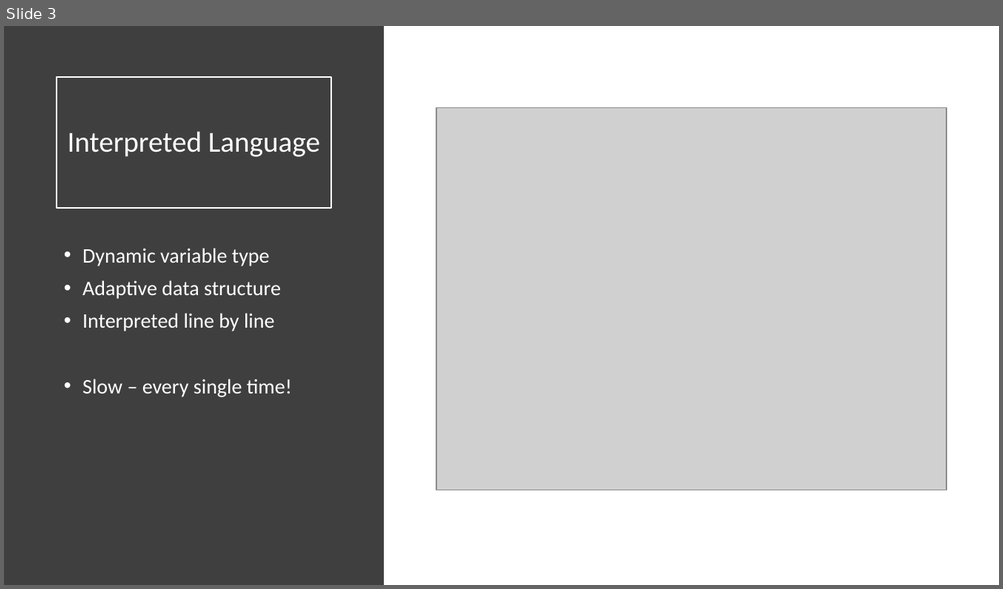
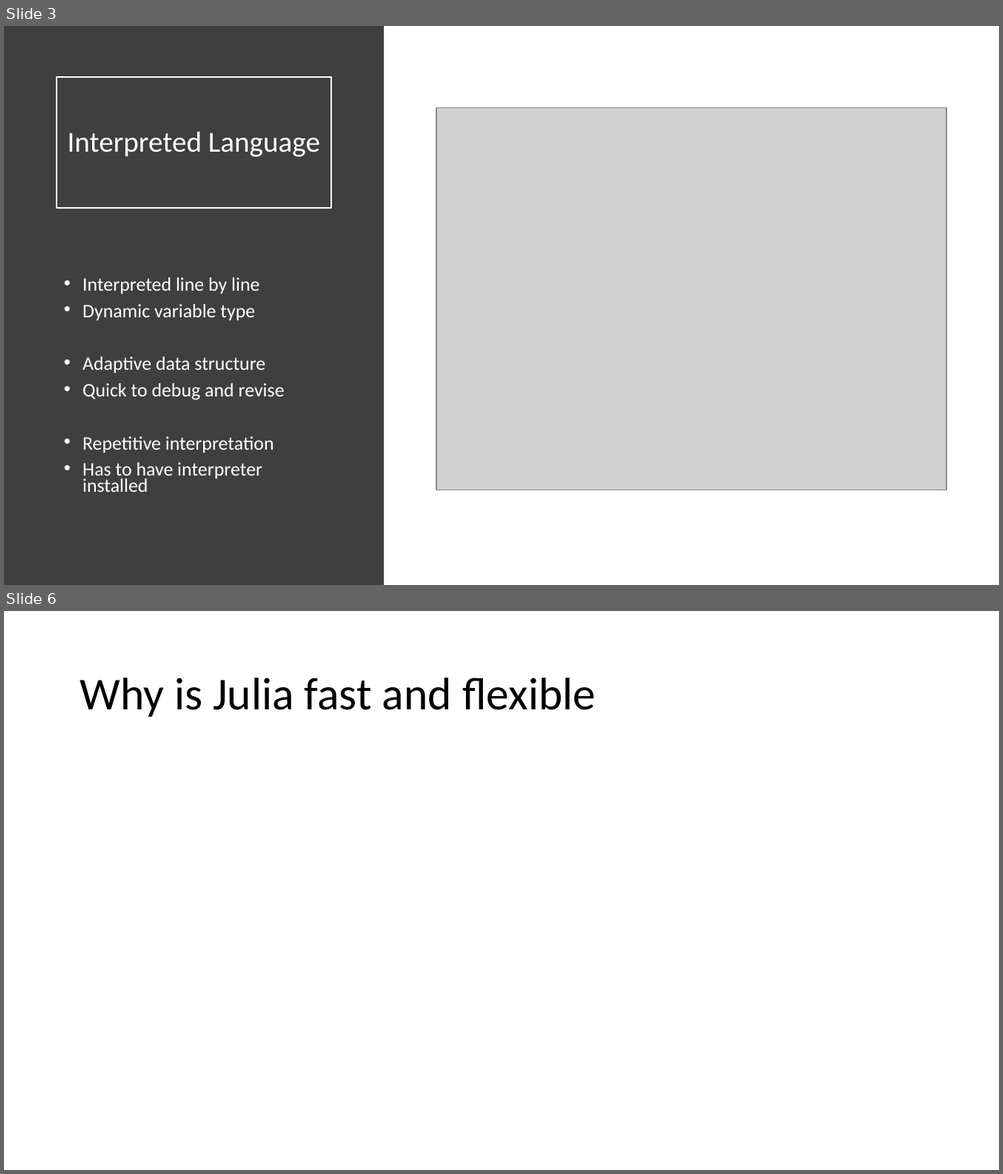
Before and after one commit to senresearch/julia-intro-docs, a slide deck: notebooks/xiaoqi-why-julia-fast.pptx. Shown one above the other, each under a label of ours: slide 3 before the commit, slides 3 and 6 after it; the slides between them are not shown. The pictures are 1003x589 and 1003x1174 pixels, drawn with LibreOffice and Linux fonts; fonts in the diff are those of the drawing; grey boxes stand for pictures. Boxes give left, top, right and bottom in pixels: in the first picture for what was removed or moved away, otherwise in the second. Text is boxed around its words. In the diff, an @@ line names an element or a change of style, - is before the commit and + after.

```diff
--- a/notebooks/xiaoqi-why-julia-fast.pptx
+++ b/notebooks/xiaoqi-why-julia-fast.pptx
@@ slide 6 added at box(4, 611, 999, 1170), background #FFFFFF @@
@@ title added at box(79, 678, 595, 717), 44 pt, text #000000 @@
+Why is Julia fast and flexible
@@ slide 3 changed as well @@
@@ text at box(82, 278, 259, 294): paragraph added @@
+• Interpreted line by line
@@ text at box(82, 304, 265, 373): size 20 to 18.5 pt in "Dynamic variable type", "Adaptive data structure"; line spacing 0.9 to 0.7 @@
@@ text at box(82, 383, 284, 492): text changed; size 20 to 18.5 pt @@
-• Interpreted line by line
-• Slow – every single time!
+• Quick to debug and revise
+• Repetitive interpretation
+• Has to have interpreter installed
```
Also in this commit, not shown: 3 other slides changed, 2 other slides added, 1 slide removed.
